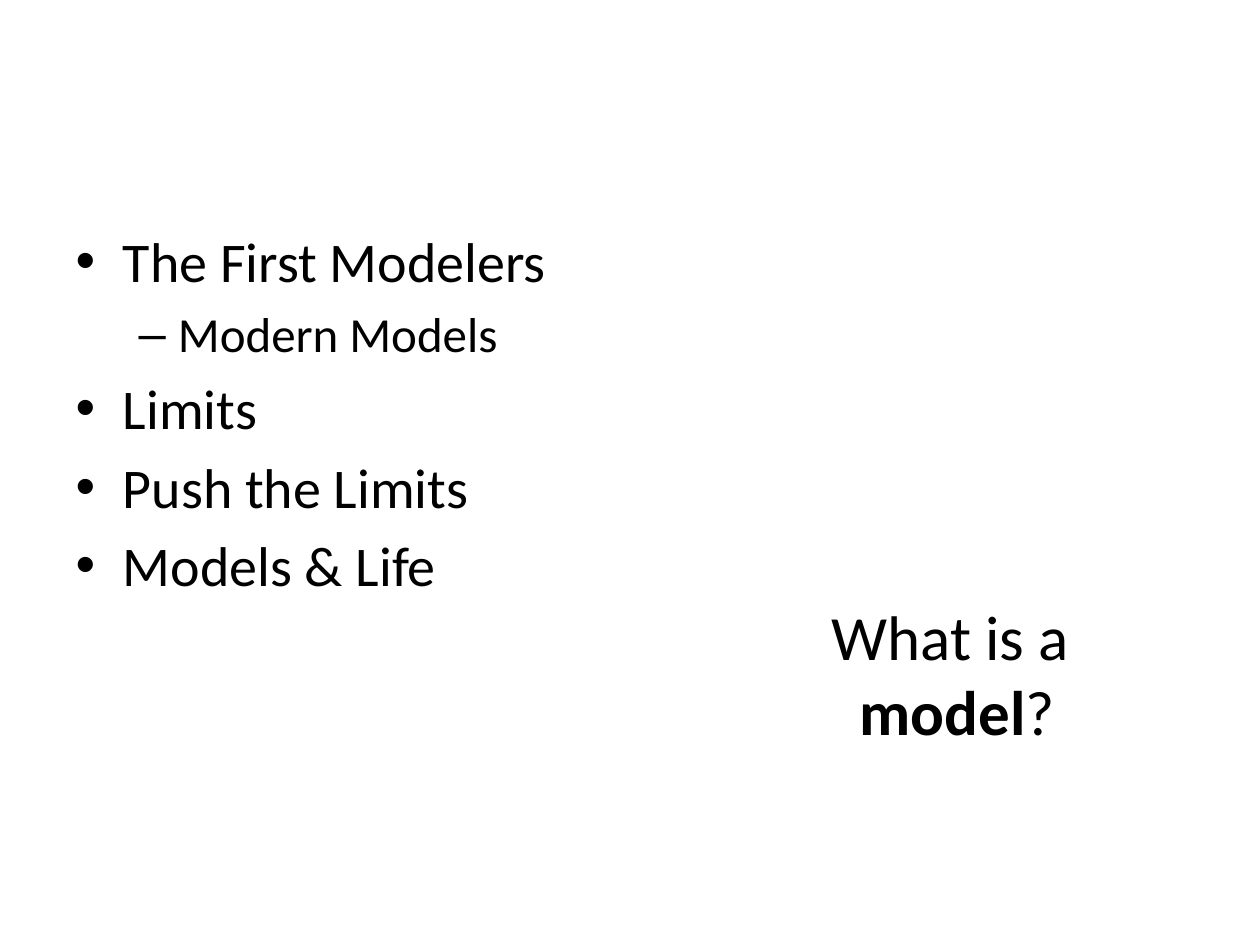
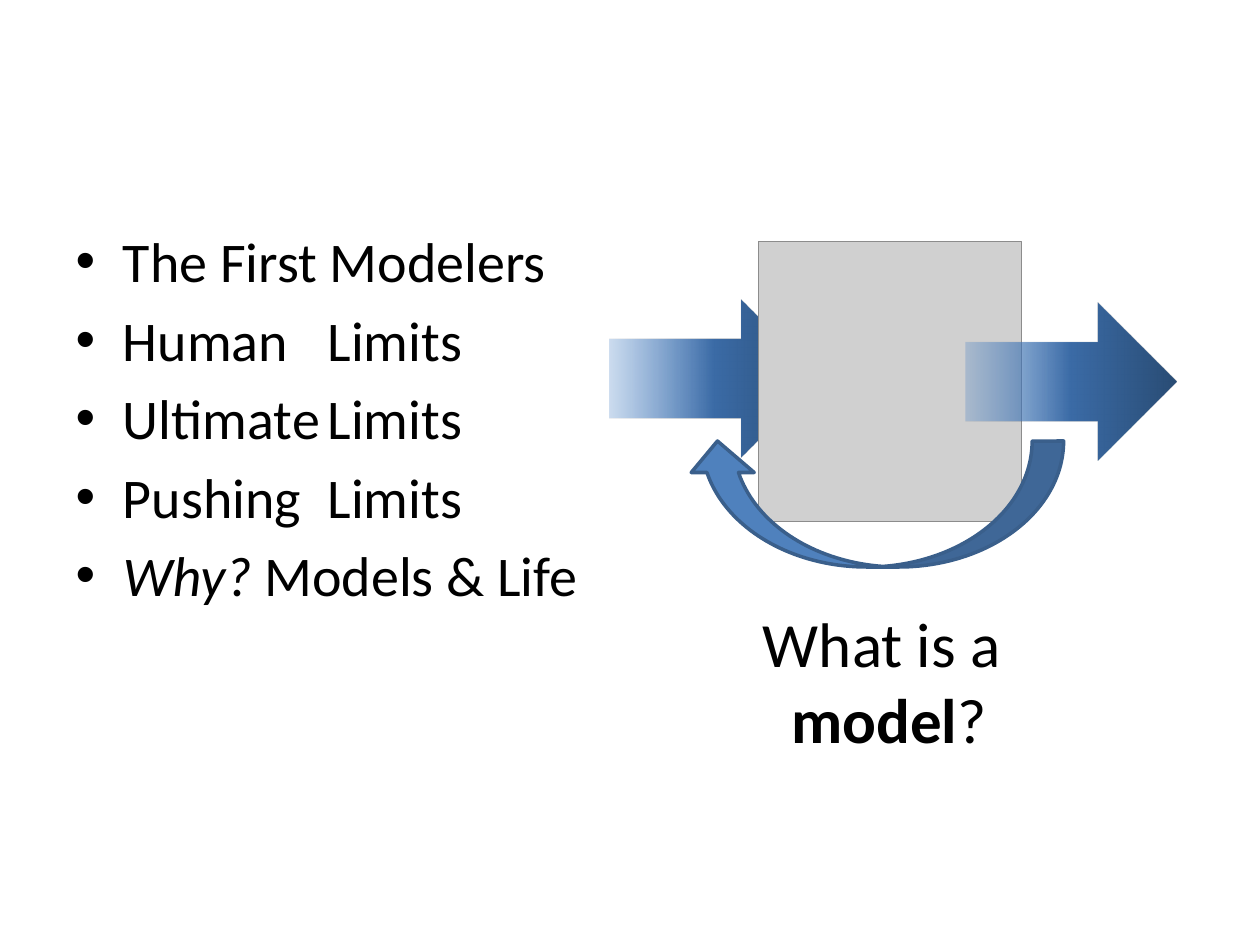
Before and after one commit to dhutchis/ModelTalk, a slide deck: slide 2 of ModelTalk.pptx. Drawn at 1260x945 pixels with LibreOffice and Linux fonts; fonts in the diff are those of the drawing; grey boxes stand for pictures. Boxes give left, top, right and bottom in pixels: in the first picture for what was removed or moved away, otherwise in the second. Text is boxed around its words. In the diff, an @@ line names an element or a change of style, - is before the commit and + after.

```diff
--- a/ModelTalk.pptx
+++ b/ModelTalk.pptx
@@ picture added at <box>759,242,1022,522</box> @@
@@ text at <box>123,322,577,605</box>: text changed @@
-  – Modern Models
-• Limits
-• Push the Limits
-• Models & Life
+• Human Limits
+• Ultimate Limits
+• Pushing Limits
+• Why? Models & Life
@@ right arrow added at <box>609,300,819,457</box>, fill gradient #2A4C75 to #3C6CA6 to #4780C5 @@
@@ right arrow added at <box>966,302,1177,460</box>, fill gradient #2A4C75 to #3C6CA6 to #4780C5 @@
@@ curved down arrow added at <box>685,441,1063,567</box>, fill #4F81BD, outline #3A5F8C 2 pt @@
@@ text "What is a": place and size @@
-text "What is a" at <box>831,616,1069,736</box>
+text "What is a" at <box>763,623,1000,744</box>
```
Also in this commit, not shown: 4 other slides changed, 4 slides added, 1 other file.
